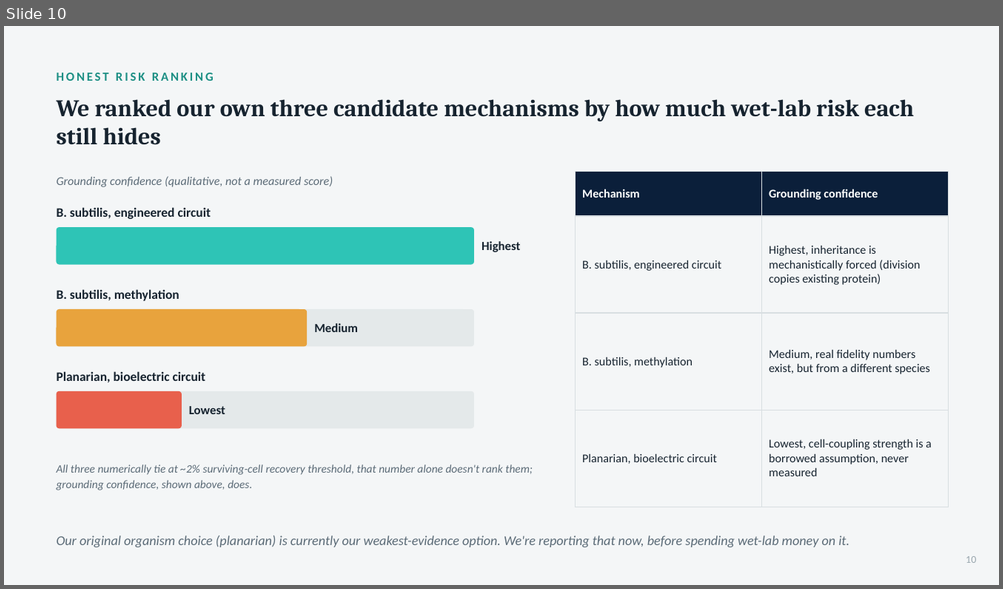
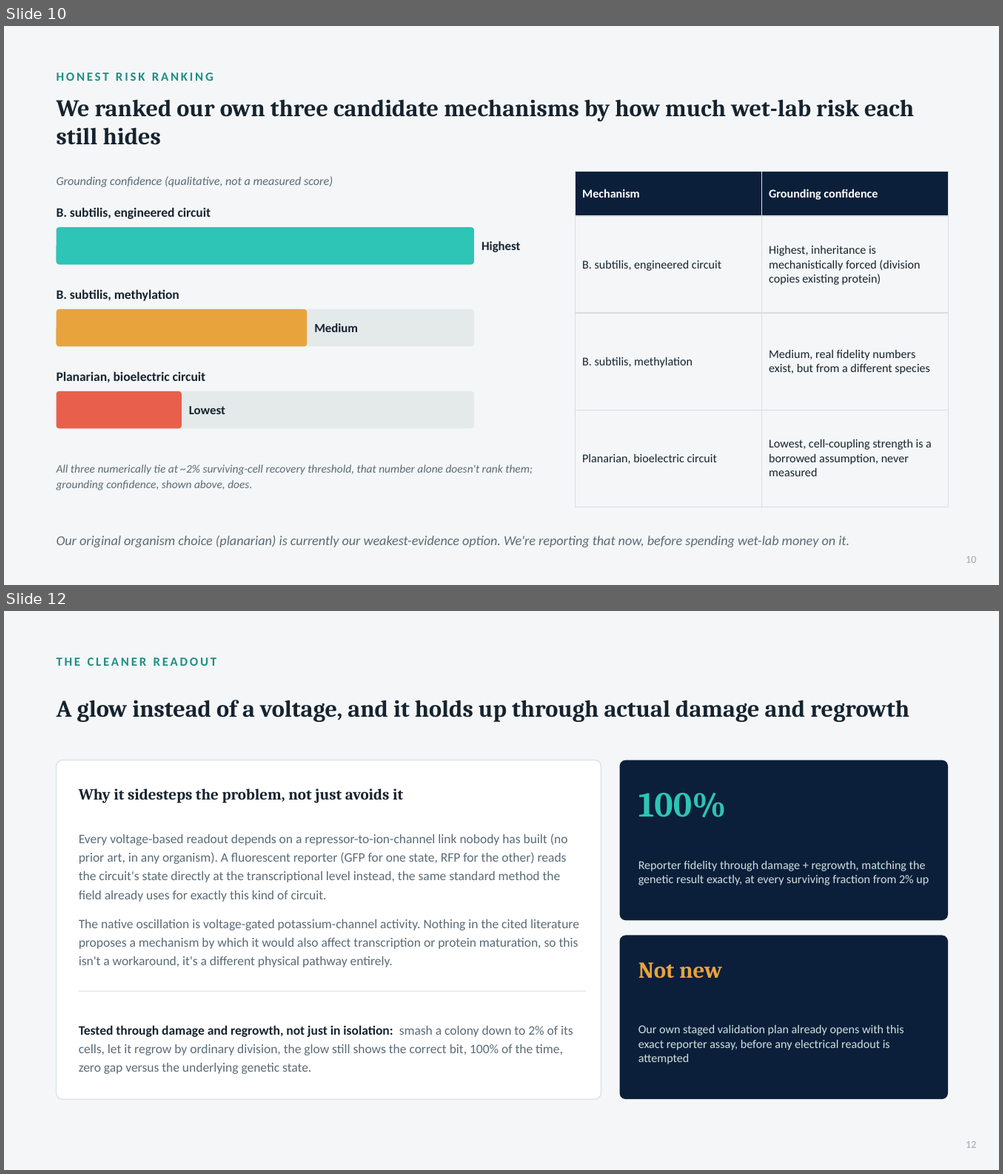
Before and after one commit to rewired89/Acheron, a slide deck: docs/pitch/Acheron_Pitch_Deck.pptx. Shown one above the other, each under a label of ours: slide 10 before the commit, slides 10 and 12 after it; the slides between them are not shown. The pictures are 1003x589 and 1003x1174 pixels, drawn with LibreOffice and Linux fonts; fonts in the diff are those of the drawing. Boxes give left, top, right and bottom in pixels: in the first picture for what was removed or moved away, otherwise in the second. Text is boxed around its words. In the diff, an @@ line names an element or a change of style, - is before the commit and + after.

```diff
--- a/docs/pitch/Acheron_Pitch_Deck.pptx
+++ b/docs/pitch/Acheron_Pitch_Deck.pptx
@@ slide 12 added at (4, 611, 999, 1170), background #F4F6F7 @@
@@ text added at (57, 658, 217, 666), 12 pt, text #1C8F84, bold @@
+THE CLEANER READOUT
@@ text added at (57, 700, 909, 722), 23 pt, text #16232F, bold @@
+A glow instead of a voltage, and it holds up through actual damage and regrowth
@@ rounded rectangle added at (57, 760, 601, 1099), fill #FFFFFF, outline #DCE3E6 1 pt @@
@@ rounded rectangle added at (620, 760, 948, 920), fill #0B1F3A @@
@@ text added at (79, 789, 403, 803), 15 pt, text #16232F, bold @@
+Why it sidesteps the problem, not just avoids it
@@ text added at (638, 792, 726, 817), 34 pt, text #2EC4B6, bold @@
+100%
@@ text added at (79, 834, 579, 968), 12.5 pt, text #5B6B77 @@
+Every voltage-based readout depends on a repressor-to-ion-channel link nobody has built (no prior art, in any organism). A fluorescent reporter (GFP for one state, RFP for the other) reads the circuit's state directly at the transcriptional level instead, the same standard method the field already uses for exactly this kind of circuit.
+The native oscillation is voltage-gated potassium-channel activity. Nothing in the cited literature proposes a mechanism by which it would also affect transcription or protein maturation, so this isn't a workaround, it's a different physical pathway entirely.
@@ text added at (638, 861, 928, 886), 11.5 pt, text #CFE0DD @@
+Reporter fidelity through damage + regrowth, matching the genetic result exactly, at every surviving fraction from 2% up
@@ rounded rectangle added at (620, 936, 948, 1099), fill #0B1F3A @@
@@ text added at (638, 963, 722, 979), 22 pt, text #E8A33D, bold @@
+Not new
@@ line added from (79, 991) to (586, 991), #E4E9EA 1 pt @@
@@ text added at (79, 1025, 573, 1074), 12.5 pt, text #5B6B77 @@
+Tested through damage and regrowth, not just in isolation: smash a colony down to 2% of its cells, let it regrow by ordinary division, the glow still shows the correct bit, 100% of the time, zero gap versus the underlying genetic state.
@@ text added at (638, 1025, 904, 1065), 11.5 pt, text #CFE0DD @@
+Our own staged validation plan already opens with this exact reporter assay, before any electrical readout is attempted
@@ text added at (965, 1142, 976, 1148), 10 pt, text #9AA7AF @@
+12
```
Also in this commit, not shown: 9 slides changed, 2 other slides added, 1 slide removed, 2 other files.
